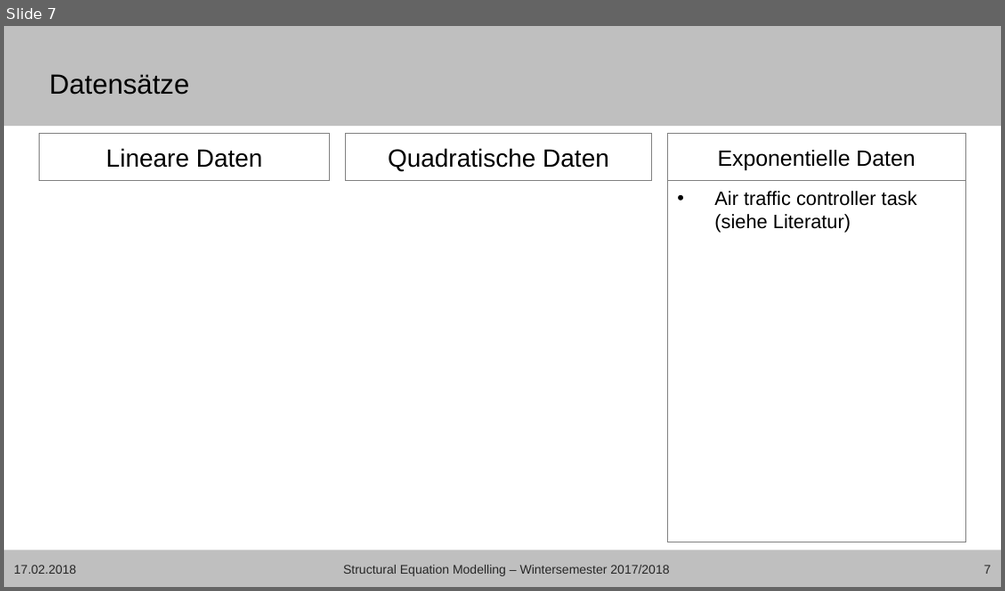
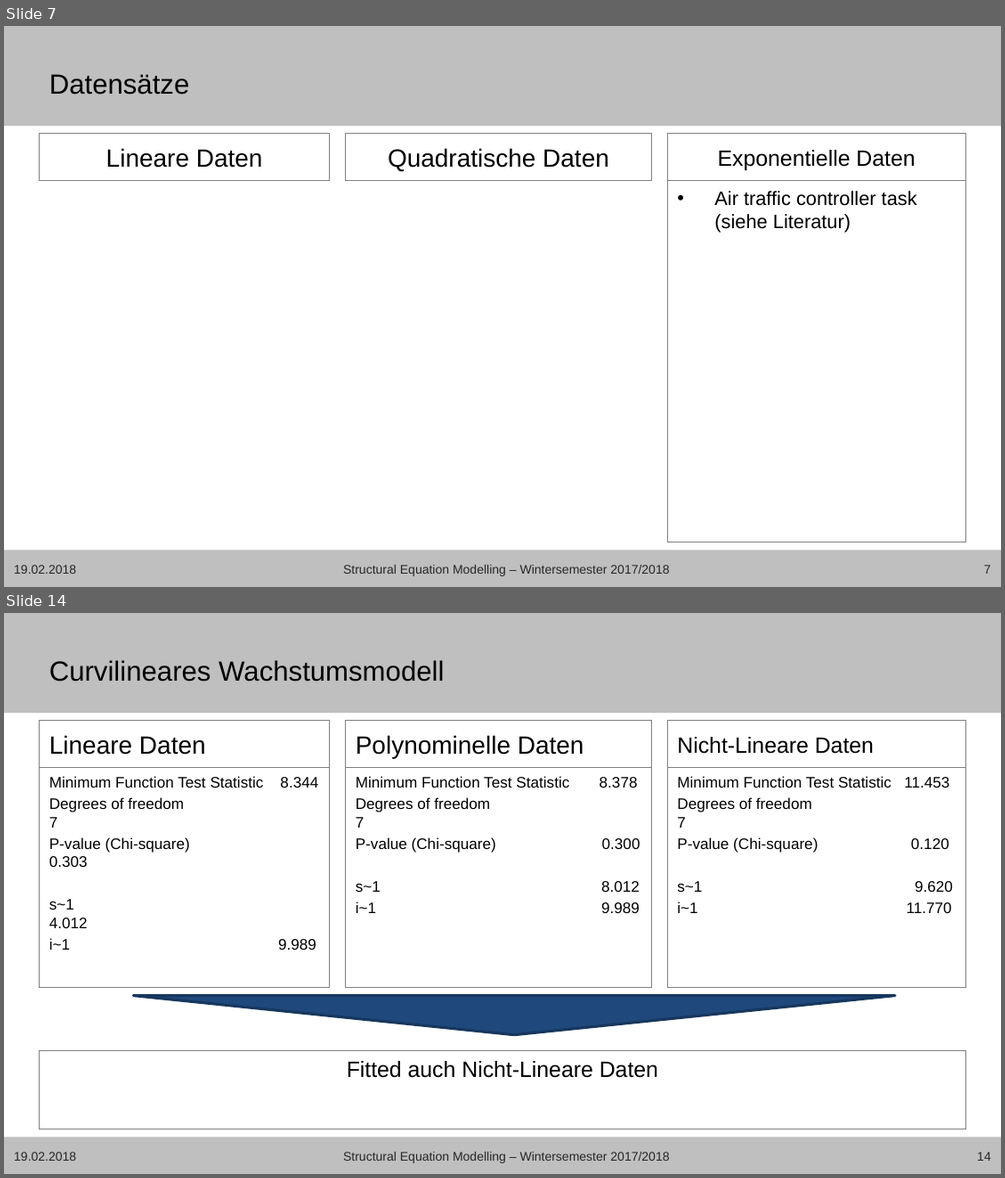
Before and after one commit to mircopp/Structural-Equation-Modeling, a slide deck: Christian_sem17_18_wachstumsmodelle_präsentation.pptx. Shown one above the other, each under a label of ours: slide 7 before the commit, slides 7 and 14 after it; the slides between them are not shown. The pictures are 1005x591 and 1005x1178 pixels, drawn with LibreOffice and Linux fonts; fonts in the diff are those of the drawing; background and template pictures are left out. Boxes give left, top, right and bottom in pixels: in the first picture for what was removed or moved away, otherwise in the second. Text is boxed around its words. In the diff, an @@ line names an element or a change of style, - is before the commit and + after.

```diff
--- a/Christian_sem17_18_wachstumsmodelle_präsentation.pptx
+++ b/Christian_sem17_18_wachstumsmodelle_präsentation.pptx
@@ slide 14 added at (4, 613, 1001, 1174), background #FFFFFF; not listed: 2 template elements that a slide beside it also shows @@
@@ title added at (49, 660, 444, 682), 20 pt, text #000000 @@
+Curvilineares Wachstumsmodell
@@ text added at (39, 721, 329, 768), outline #808080 0.75 pt, 18 pt, text #000000 @@
+Lineare Daten
@@ text added at (346, 721, 652, 768), outline #808080 0.75 pt, 18 pt, text #000000 @@
+Polynominelle Daten
@@ text added at (667, 721, 965, 768), outline #808080 0.75 pt, 16 pt, text #000000 @@
+Nicht-Lineare Daten
@@ text added at (39, 768, 329, 987), outline #808080 0.75 pt, 11 pt, text #000000 @@
+Minimum Function Test Statistic 8.344
+Degrees of freedom 7
+P-value (Chi-square) 0.303
+s~1 4.012
+i~1 9.989
@@ text added at (346, 768, 652, 987), outline #808080 0.75 pt, 11 pt, text #000000 @@
+Minimum Function Test Statistic 8.378
+Degrees of freedom 7
+P-value (Chi-square) 0.300
+s~1 8.012
+i~1 9.989
@@ text added at (667, 768, 965, 987), outline #808080 0.75 pt, 11 pt, text #000000 @@
+Minimum Function Test Statistic 11.453
+Degrees of freedom 7
+P-value (Chi-square) 0.120
+s~1 9.620
+i~1 11.770
@@ flow chart merge added at (134, 996, 895, 1035), fill #1F497D, outline #17375E 2 pt @@
@@ text added at (39, 1051, 965, 1129), outline #808080 0.75 pt, 16 pt, text #000000 @@
+Fitted auch Nicht-Lineare Daten
@@ text added at (14, 1151, 76, 1160), 9 pt, text #262626 @@
+19.02.2018
@@ text added at (343, 1151, 669, 1163), 9 pt, text #262626 @@
+Structural Equation Modelling – Wintersemester 2017/2018
@@ page number added at (977, 1151, 991, 1160), 9 pt, text #262626 @@
+14
@@ slide 7 changed as well @@
@@ text at (14, 564, 76, 573): text changed @@
-17.02.2018
+19.02.2018
```
Also in this commit, not shown: 7 other slides changed, 5 other slides added, 2 other files.
